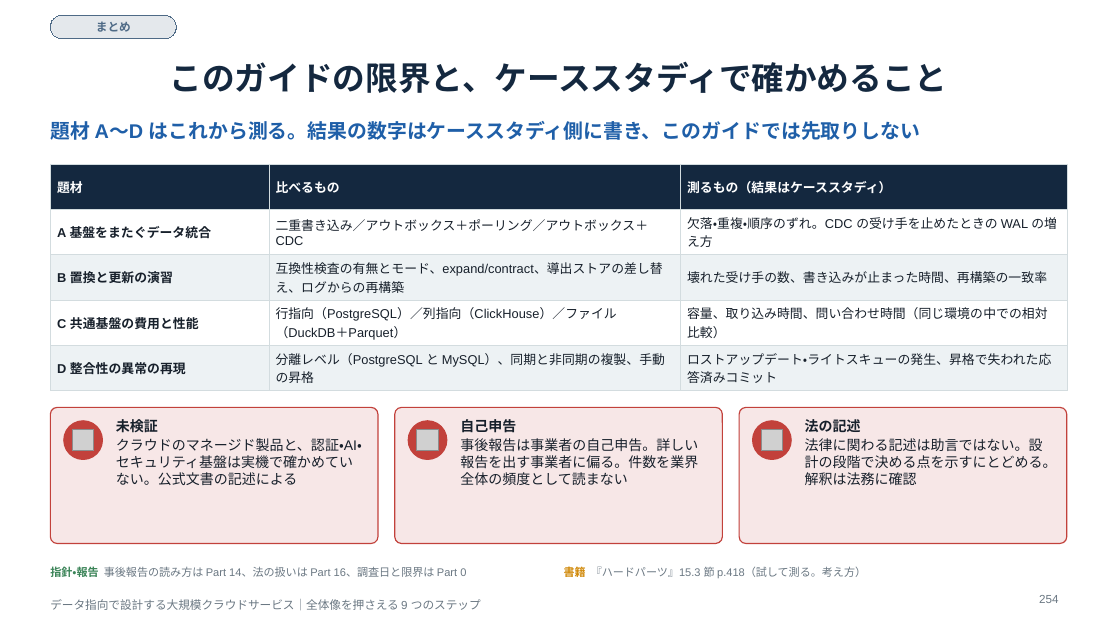
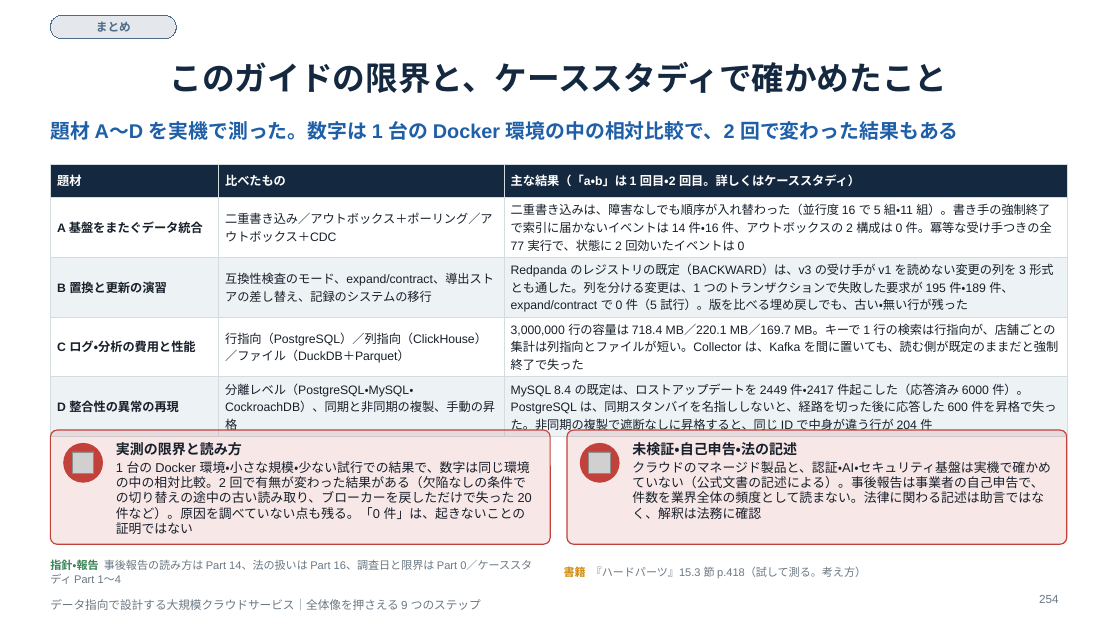
Before and after one commit to Takenori-Kusaka/data-intensive-design-guide, a slide deck: slide 254 of slides/data-intensive-design-guide.pptx. Drawn at 1120x630 pixels with LibreOffice and Linux fonts; fonts in the diff are those of the drawing; grey boxes stand for pictures. Boxes give left, top, right and bottom in pixels: in the first picture for what was removed or moved away, otherwise in the second. Text is boxed around its words. In the diff, an @@ line names an element or a change of style, - is before the commit and + after.

```diff
--- a/slides/data-intensive-design-guide.pptx
+++ b/slides/data-intensive-design-guide.pptx
@@ title at <box>170,61,948,93</box>: text changed @@
-このガイドの限界と、ケーススタディで確かめること
+このガイドの限界と、ケーススタディで確かめたこと
@@ text at <box>50,121,959,140</box>: text changed @@
-題材 A〜D はこれから測る。結果の数字はケーススタディ側に書き、このガイドでは先取りしない
+題材 A〜D を実機で測った。数字は 1 台の Docker 環境の中の相対比較で、2 回で変わった結果もある
@@ table at <box>50,164,1067,437</box> @@
-row 1, column 2: 比べるもの
+row 1, column 2: 比べたもの
-row 1, column 3: 測るもの（結果はケーススタディ）
+row 1, column 3: 主な結果（「a・b」は 1 回目・2 回目。詳しくはケーススタディ）
-row 2, column 3: 欠落・重複・順序のずれ。CDC の受け手を止めたときの WAL の増え方
+row 2, column 3: 二重書き込みは、障害なしでも順序が入れ替わった（並行度 16 で 5 組・11 組）。書き手の強制終了で索引に届かないイベントは 14 件・16 件、アウトボックスの 2 構成は 0 件。冪等な受け手つきの全 77 実行で、状態に 2 回効いたイベントは 0
-row 3, column 2: 互換性検査の有無とモード、expand/contract、導出ストアの差し替え、ログからの再構築
+row 3, column 2: 互換性検査のモード、expand/contract、導出ストアの差し替え、記録のシステムの移行
-row 3, column 3: 壊れた受け手の数、書き込みが止まった時間、再構築の一致率
+row 3, column 3: Redpanda のレジストリの既定（BACKWARD）は、v3 の受け手が v1 を読めない変更の列を 3 形式とも通した。列を分ける変更は、1 つのトランザクションで失敗した要求が 195 件・189 件、expand/contract で 0 件（5 試行）。版を比べる埋め戻しでも、古い・無い行が残った
-row 4, column 1: C 共通基盤の費用と性能
+row 4, column 1: C ログ・分析の費用と性能
-row 4, column 3: 容量、取り込み時間、問い合わせ時間（同じ環境の中での相対比較）
+row 4, column 3: 3,000,000 行の容量は 718.4 MB／220.1 MB／169.7 MB。キーで 1 行の検索は行指向が、店舗ごとの集計は列指向とファイルが短い。Collector は、Kafka を間に置いても、読む側が既定のままだと強制終了で失った
-row 5, column 2: 分離レベル（PostgreSQL と MySQL）、同期と非同期の複製、手動の昇格
+row 5, column 2: 分離レベル（PostgreSQL・MySQL・CockroachDB）、同期と非同期の複製、手動の昇格
-row 5, column 3: ロストアップデート・ライトスキューの発生、昇格で失われた応答済みコミット
+row 5, column 3: MySQL 8.4 の既定は、ロストアップデートを 2449 件・2417 件起こした（応答済み 6000 件）。PostgreSQL は、同期スタンバイを名指ししないと、経路を切った後に応答した 600 件を昇格で失った。非同期の複製で遮断なしに昇格すると、同じ ID で中身が違う行が 204 件
@@ size 11 to 10.5 pt in "題材", "A 基盤をまたぐデータ統合", "二重書き込み／アウトボックス＋ポーリング／アウトボックス＋CDC", "B 置換と更新の演習" and 2 more places @@
@@ rounded rectangle removed at <box>739,408,1067,544</box> @@
@@ text removed at <box>805,419,1057,485</box> @@
-法の記述
-法律に関わる記述は助言ではない。設計の段階で決める点を示すにとどめる。解釈は法務に確認
@@ rounded rectangle: place and size @@
-rounded rectangle at <box>50,408,378,544</box>
+rounded rectangle at <box>50,430,550,544</box>
@@ rounded rectangle at <box>50,430,550,544</box>: proportions changed @@
@@ ellipse: place and size @@
-ellipse at <box>64,421,103,460</box>
+ellipse at <box>64,444,103,482</box>
@@ text at <box>116,442,532,534</box>: text changed; size 12 to 11 pt @@
-未検証
-クラウドのマネージド製品と、認証・AI・セキュリティ基盤は実機で確かめていない。公式文書の記述による
+実測の限界と読み方
+1 台の Docker 環境・小さな規模・少ない試行での結果で、数字は同じ環境の中の相対比較。2 回で有無が変わった結果がある（欠陥なしの条件での切り替えの途中の古い読み取り、ブローカーを戻しただけで失った 20 件など）。原因を調べていない点も残る。「0 件」は、起きないことの証明ではない
@@ rounded rectangle at <box>567,430,1067,544</box>: proportions changed @@
@@ rounded rectangle: place and size @@
-rounded rectangle at <box>395,408,723,544</box>
+rounded rectangle at <box>567,430,1067,544</box>
@@ ellipse: place and size @@
-ellipse at <box>408,421,447,460</box>
+ellipse at <box>581,444,619,482</box>
@@ text at <box>632,442,1050,519</box>: text changed; size 12 to 11 pt @@
-自己申告
-事後報告は事業者の自己申告。詳しい報告を出す事業者に偏る。件数を業界全体の頻度として読まない
+未検証・自己申告・法の記述
+クラウドのマネージド製品と、認証・AI・セキュリティ基盤は実機で確かめていない（公式文書の記述による）。事後報告は事業者の自己申告で、件数を業界全体の頻度として読まない。法律に関わる記述は助言ではなく、解釈は法務に確認
@@ ellipse removed at <box>753,421,791,460</box> @@
@@ picture removed at <box>761,429,783,451</box> @@
@@ picture: place and size @@
-picture at <box>72,429,94,451</box>
+picture at <box>72,452,94,474</box>
@@ picture: place and size @@
-picture at <box>417,429,439,451</box>
+picture at <box>589,452,611,474</box>
@@ text at <box>50,559,532,584</box>: text changed @@
-指針・報告 事後報告の読み方は Part 14、法の扱いは Part 16、調査日と限界は Part 0
+指針・報告 事後報告の読み方は Part 14、法の扱いは Part 16、調査日と限界は Part 0／ケーススタディ Part 1〜4
```
Also in this commit, not shown: 48 other slides changed, 54 other files.
